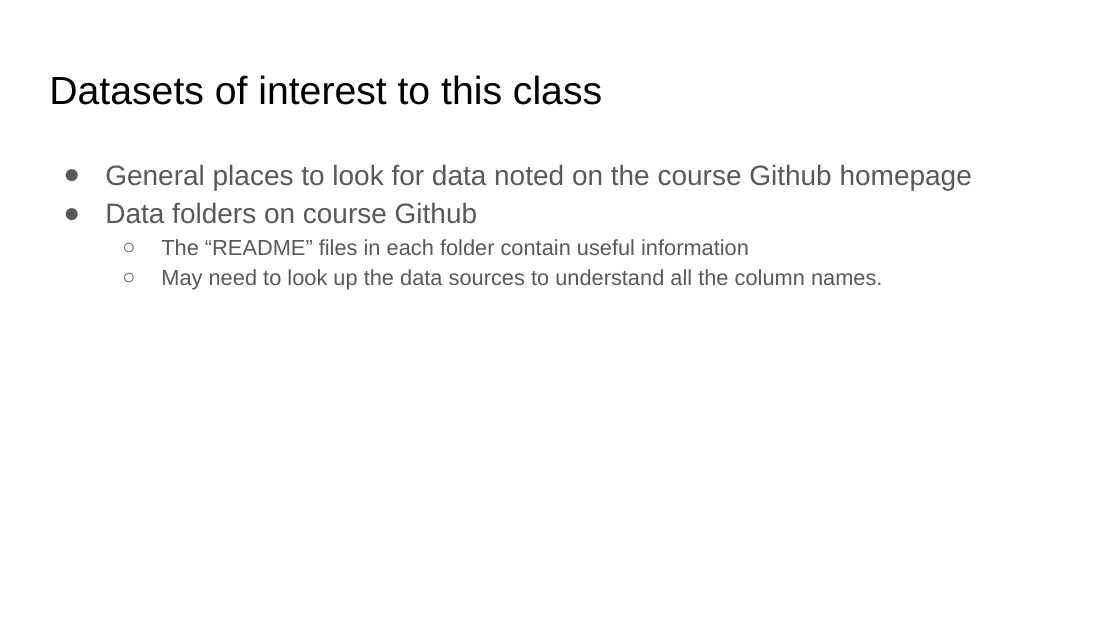
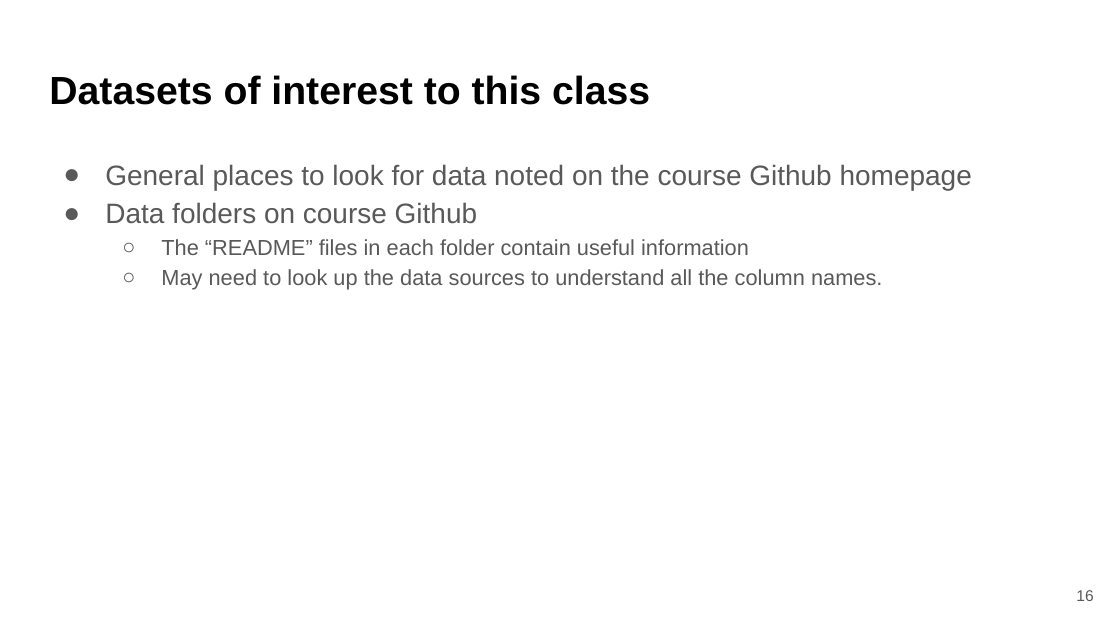
Before and after one commit to bmaitner/biometry_course, a slide deck: slide 16 of lectures/Lecture_06_exploratory_analyses_II.pptx (slide 11 before the commit). Drawn at 1120x630 pixels with LibreOffice and Linux fonts; fonts in the diff are those of the drawing. Boxes give left, top, right and bottom in pixels: in the first picture for what was removed or moved away, otherwise in the second. Text is boxed around its words. In the diff, an @@ line names an element or a change of style, - is before the commit and + after.

```diff
--- a/lectures/Lecture_06_exploratory_analyses_II.pptx
+++ b/lectures/Lecture_06_exploratory_analyses_II.pptx
@@ title "Datasets of interest to this ..." at [49,75,650,105]: bold on @@
@@ page number added at [1076,590,1093,601], 10 pt, text #595959 @@
+16
```
Also in this commit, not shown: 11 other slides changed, 20 slides added, 22 other files.
